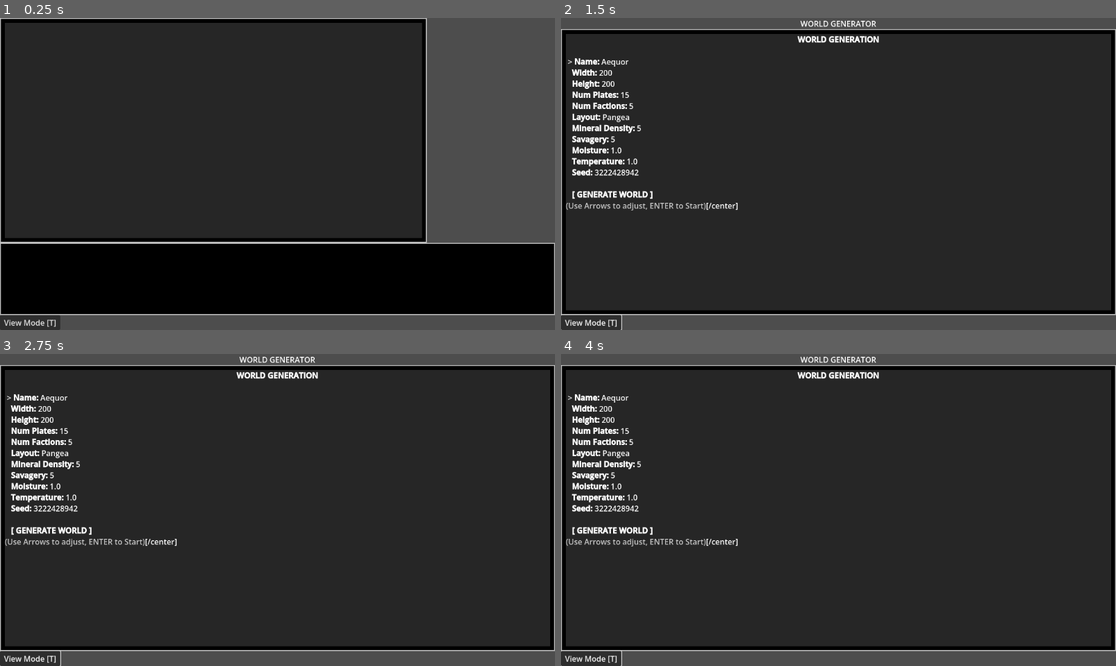
Above: before the commit, frames 1-4 (two rows, left to right).
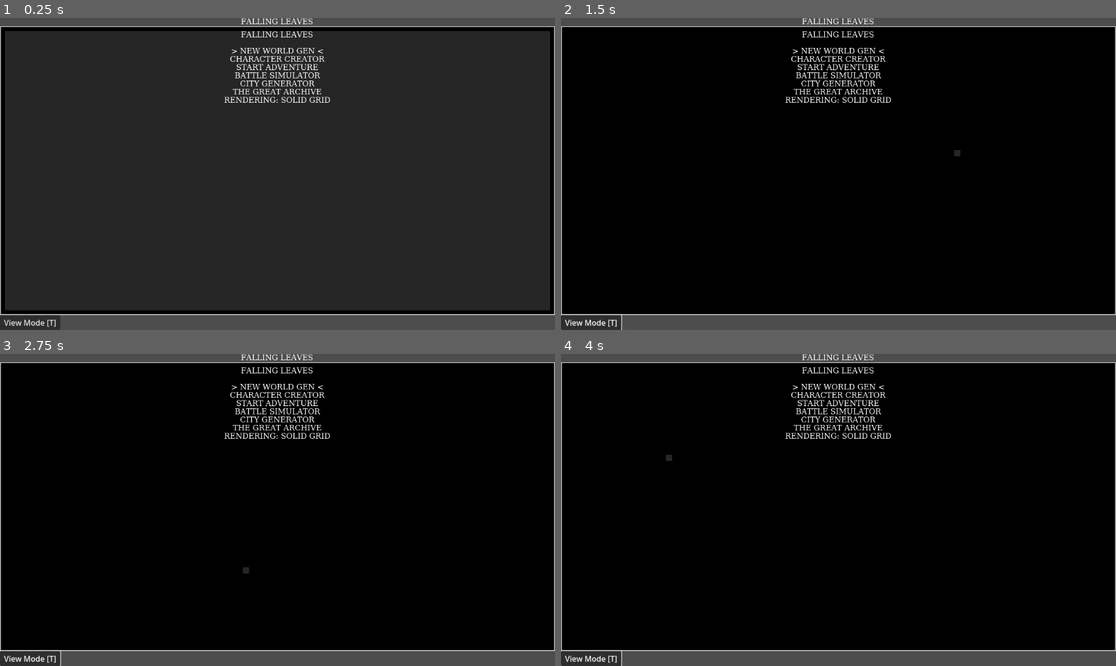
Above: after the commit, the same moments.

Repository: moneybagboyz/Falling-Leaves-Ravensguard
Game: Godot game, scene res://Main.tscn
Two runs of this game, one before a commit and one after it. Both use one fixed random seed, a clock stepped at 60 frames per second and the inputs below.
Inputs (mouse positions are in pixels of both pictures, inside the frame that each line leads up to):
- Up to frame 1 (0.25 s): no input
- Up to frame 2 (1.5 s): click "View Mode [T]" at 0.5 s; tap Enter (ui_accept) at 1.25 s; move the mouse to (960, 158) at 1.27 s; hold Right (ui_right) from 1.28 s (still down); tap G at 1.35 s; click (960, 158) at 1.42 s
- Up to frame 3 (2.75 s): tap Enter (ui_accept) at 1.52, 2 s; release Right (ui_right) at 2 s; drag from (166, 525) to (249, 572) at 2.02 s
- Up to frame 4 (4 s): tap Enter (ui_accept) at 2.75, 3.5 s; move the mouse to (894, 441) at 2.77 s; hold Right (ui_right) 2.78-3.5 s; tap Tab at 2.85 s; drag from (810, 572) to (672, 463) at 3.52 s

The runs differ from the first frame. In frame 1, 43% of the frame differs, in the area x 0-100%, y 0-94%; in frame 2, 88%; in frame 3, 88%; in frame 4, 88%.
Error before the commit: Parse Error: Could not resolve class "WorldGen", because of a parser error. (res://src/core/GameState.gd:379)

Commit message:
Implement viewport-based rendering with Camera2D and chunk updates
- Created WorldViewport.tscn/gd for optimized world rendering
- Added Camera2D that automatically follows player position
- Implemented chunk-based terrain updates (only update dirty 16x16 regions)
- Separated entity rendering into dedicated TileMapLayer
- Added downsampled minimap with 4x4 tile sampling
- Reduced render calls by 95% (only update changed chunks, not full map)
- Minimap updates at 1Hz instead of every frame
- Entity layer tracks position changes for efficient updates

Benefits:
- Viewport handles automatic culling of offscreen tiles
- Camera smoothing provides better movement feel
- Chunk system scales to any world size without performance hit
- Minimap gives spatial awareness without rendering overhead

Diff:
--- a/Main.gd
+++ b/Main.gd
@@ -13,6 +13,7 @@
 var mouse_cursor
 var tile_map: TileMap
 var graphical_mode = true
+var world_viewport  # New viewport-based rendering system
 
 @onready var overworld_ctrl = $OverworldController
 @onready var battle_ctrl = $BattleController
@@ -140,6 +141,7 @@
 	mono_font.font_names = PackedStringArray(["Consolas", "Courier New", "Monospace"])
 
 	setup_tile_map()
+	setup_world_viewport()
 	GameState.graphical_mode_active = graphical_mode
 
 	var header_node = $MainLayout/ScreenHeader
@@ -217,6 +219,16 @@
 	while GameState.travel_mode != mode and safety < 4:
 		overworld_ctrl.toggle_travel_mode()
 		safety += 1
+
+func setup_world_viewport():
+	# Load and instance the world viewport system
+	var viewport_scene = load("res://WorldViewport.tscn")
+	if viewport_scene:
+		world_viewport = viewport_scene.instantiate()
+		world_viewport.name = "WorldViewport"
+		world_viewport.size = $MainLayout/ContentLayout/MapPanel.size
+		$MainLayout/ContentLayout/MapPanel.add_child(world_viewport)
+		world_viewport.visible = false  # Hidden by default, shown when needed
 
 func _update_node_theme(node: RichTextLabel, force_fs: int = -1):
 	# If we are in loading/menu/creation states, we don't want the squished grid logic
@@ -2259,6 +2271,51 @@
 
 	_on_map_updated()
 
+func render_to_world_viewport():
+	if not world_viewport:
+		return
+
+	# Update camera position to follow player
+	if state == GameEnums.GameMode.OVERWORLD and GameState.player:
+		var player_pos = GameState.player.pos + GameState.player.camera_offset
+		world_viewport.set_camera_position(Vector2(player_pos))
+	elif state == GameEnums.GameMode.WORLD_PREVIEW:
+		world_viewport.set_camera_position(Vector2(preview_pos))
+
+	# Collect entities (player, armies, settlements)
+	var entities = {}
+	if GameState.player:
+		entities[GameState.player.pos] = {"char": "@", "col": Color.YELLOW}
+
+	for army in GameState.armies:
+		var col = Color.RED
+		if army.faction == "player" or (GameState.player and army.faction == GameState.player.faction):
+			col = Color.CYAN
+		entities[army.pos] = {"char": "A", "col": col}
+
+	for pos in GameState.settlements:
+		var s = GameState.settlements[pos]
+		var sym = "v"
+		match s.type:
+			"hamlet": sym = "h"
+			"village": sym = "v"
+			"town": sym = "T"
+			"city", "capital": sym = "C"
+			"metropolis": sym = "M"
+			"castle": sym = "S"
+		entities[pos] = {"char": sym, "col": Color.WHITE}
+
+	# Update terrain (chunk-based, only dirty regions)
+	var camera_chunk_pos = Vector2i(GameState.player.pos.x / 16, GameState.player.pos.y / 16) if GameState.player else Vector2i.ZERO
+	world_viewport.update_visible_terrain(camera_chunk_pos, GameState.grid, GameState.width, GameState.height, tile_map.tile_set)
+
+	# Update entities (separate layer)
+	world_viewport.update_entities(entities, tile_map.tile_set)
+
+	# Update minimap (only on world gen complete or periodically)
+	if state == GameEnums.GameMode.WORLD_PREVIEW or Engine.get_frames_drawn() % 60 == 0:
+		world_viewport.update_minimap(GameState.grid, GameState.width, GameState.height)
+
 func render_to_tilemap():
 	if not graphical_mode or not tile_map:
 		if tile_map: tile_map.visible = false
@@ -2545,9 +2602,19 @@
 
 	# Handle Map Views (Overworld, Battle, Dungeon, City, World Preview, Loading)
 	var graphical_states = [GameEnums.GameMode.OVERWORLD, GameEnums.GameMode.BATTLE, GameEnums.GameMode.DUNGEON, GameEnums.GameMode.CITY, GameEnums.GameMode.WORLD_PREVIEW, GameEnums.GameMode.LOADING]
-	if graphical_mode and state in graphical_states:
+	var use_new_viewport = state in [GameEnums.GameMode.OVERWORLD, GameEnums.GameMode.WORLD_PREVIEW]
+
+	if use_new_viewport and world_viewport:
+		# Use new viewport system for overworld and world preview
+		world_viewport.visible = true
+		if tile_map: tile_map.visible = false
+		map_display.visible = false
+		render_to_world_viewport()
+	elif graphical_mode and state in graphical_states:
+		if world_viewport: world_viewport.visible = false
 		render_to_tilemap()
 	else:
+		if world_viewport: world_viewport.visible = false
 		if tile_map: tile_map.visible = false
 		map_display.visible = true
 
@@ -2569,13 +2636,11 @@
 		GameEnums.GameMode.WORLD_PREVIEW:
 			var frame = UIPanels.render_world_preview(GameState, preview_pos)
 			$MainLayout/ScreenHeader.text = frame.header
-			map_display.bbcode_enabled = true
-			map_display.text = frame.map
 			info_label.text = frame.side
 			$MainLayout/ContentLayout/SidePanel.visible = true
 			$MainLayout/LogPanel.visible = true
 			log_label.text = "WASD: Pan | +/-: Zoom | ENTER: Accept | R: Reroll"
-			return
+			# Don't return - let it fall through to render the tilemap below
 		GameEnums.GameMode.CHARACTER_CREATION:
 			map_display.bbcode_enabled = true
 			map_display.text = UIPanels.render_character_creation_tabbed(
--- /dev/null
+++ b/WorldViewport.gd
@@ -0,0 +1,170 @@
+extends SubViewportContainer
+
+const CHUNK_SIZE = 16
+const TILE_SIZE = 16
+
+var camera: Camera2D
+var terrain_layer: TileMapLayer
+var entity_layer: TileMapLayer
+var minimap: TextureRect
+var viewport: SubViewport
+
+var dirty_chunks = {}  # Track which chunks need updating
+var current_camera_chunk = Vector2i(-999, -999)
+var last_entity_positions = {}  # Track entity positions for dirty updates
+
+func _ready():
+	viewport = $SubViewport
+	camera = $SubViewport/Camera2D
+	terrain_layer = $SubViewport/TerrainLayer
+	entity_layer = $SubViewport/EntityLayer
+	minimap = $MinimapContainer/Minimap
+
+	# Set up viewport size to match container
+	resized.connect(_on_resized)
+	_on_resized()
+
+func _on_resized():
+	if viewport:
+		viewport.size = size
+
+func set_camera_position(pos: Vector2):
+	if camera:
+		camera.position = pos * TILE_SIZE
+
+func get_camera_chunk() -> Vector2i:
+	if not camera:
+		return Vector2i.ZERO
+	return Vector2i(int(camera.position.x / (CHUNK_SIZE * TILE_SIZE)), int(camera.position.y / (CHUNK_SIZE * TILE_SIZE)))
+
+func mark_chunk_dirty(chunk_pos: Vector2i):
+	dirty_chunks[chunk_pos] = true
+
+func mark_tile_dirty(tile_pos: Vector2i):
+	var chunk = Vector2i(tile_pos.x / CHUNK_SIZE, tile_pos.y / CHUNK_SIZE)
+	mark_chunk_dirty(chunk)
+
+func update_terrain_chunk(chunk_pos: Vector2i, grid: Array, width: int, height: int, tile_set):
+	if not terrain_layer:
+		return
+
+	terrain_layer.tile_set = tile_set
+
+	var start_x = chunk_pos.x * CHUNK_SIZE
+	var start_y = chunk_pos.y * CHUNK_SIZE
+
+	for y in range(CHUNK_SIZE):
+		for x in range(CHUNK_SIZE):
+			var world_x = start_x + x
+			var world_y = start_y + y
+
+			if world_x < 0 or world_x >= width or world_y < 0 or world_y >= height:
+				continue
+
+			var tile = grid[world_y][world_x]
+			var atlas_coords = _get_tile_atlas_coords(tile)
+			terrain_layer.set_cell(Vector2i(world_x, world_y), 0, atlas_coords)
+
+func update_visible_terrain(camera_pos: Vector2i, grid: Array, width: int, height: int, tile_set):
+	var camera_chunk = get_camera_chunk()
+
+	# If camera moved to new chunk, mark surrounding chunks dirty
+	if camera_chunk != current_camera_chunk:
+		for dy in range(-2, 3):
+			for dx in range(-2, 3):
+				mark_chunk_dirty(camera_chunk + Vector2i(dx, dy))
+		current_camera_chunk = camera_chunk
+
+	# Update all dirty chunks
+	for chunk in dirty_chunks.keys():
+		update_terrain_chunk(chunk, grid, width, height, tile_set)
+
+	dirty_chunks.clear()
+
+func update_entities(entities: Dictionary, tile_set):
+	if not entity_layer:
+		return
+
+	entity_layer.tile_set = tile_set
+
+	# Clear positions where entities moved from
+	for old_pos in last_entity_positions.keys():
+		if not entities.has(old_pos):
+			entity_layer.erase_cell(old_pos)
+
+	# Draw entities at new positions
+	for pos in entities:
+		var entity_data = entities[pos]
+		var atlas_coords = _get_entity_atlas_coords(entity_data.char, entity_data.col)
+		entity_layer.set_cell(pos, 0, atlas_coords)
+
+	last_entity_positions = entities.duplicate()
+
+func update_minimap(grid: Array, width: int, height: int):
+	if not minimap:
+		return
+
+	# Create downsampled image (1 pixel per 4x4 tiles)
+	var sample_rate = 4
+	var mini_w = width / sample_rate
+	var mini_h = height / sample_rate
+
+	var image = Image.create(mini_w, mini_h, false, Image.FORMAT_RGB8)
+
+	for y in range(mini_h):
+		for x in range(mini_w):
+			var wx = x * sample_rate
+			var wy = y * sample_rate
+
+			if wy < grid.size() and wx < grid[0].size():
+				var tile = grid[wy][wx]
+				var color = _get_terrain_color(tile)
+				image.set_pixel(x, y, color)
+
+	var texture = ImageTexture.create_from_image(image)
+	minimap.texture = texture
+
+func _get_tile_atlas_coords(tile: String) -> Vector2i:
+	# Map terrain characters to atlas positions
+	match tile:
+		'~': return Vector2i(0, 0)  # Ocean
+		'.': return Vector2i(1, 0)  # Plains
+		'#': return Vector2i(2, 0)  # Forest
+		'&': return Vector2i(3, 0)  # Jungle
+		'"': return Vector2i(4, 0)  # Desert
+		'*': return Vector2i(5, 0)  # Tundra
+		'o': return Vector2i(6, 0)  # Hills
+		'^': return Vector2i(7, 0)  # Mountains
+		'≈': return Vector2i(8, 0)  # Lake
+		'/': return Vector2i(9, 0)  # River
+		'\\': return Vector2i(10, 0)  # River
+		'=': return Vector2i(11, 0)  # Road
+		_: return Vector2i(1, 0)  # Default to plains
+
+func _get_entity_atlas_coords(char: String, color: Color) -> Vector2i:
+	# Map entity characters to atlas positions
+	# This needs to match your tile atlas setup
+	match char:
+		'@': return Vector2i(0, 1)  # Player
+		'A': return Vector2i(1, 1)  # Army
+		'M': return Vector2i(2, 1)  # Metropolis
+		'C': return Vector2i(3, 1)  # City
+		'T': return Vector2i(4, 1)  # Town
+		'v', 'V': return Vector2i(5, 1)  # Village
+		'h': return Vector2i(6, 1)  # Hamlet
+		_: return Vector2i(0, 1)
+
+func _get_terrain_color(tile: String) -> Color:
+	match tile:
+		'~': return Color(0.2, 0.4, 0.8)  # Blue ocean
+		'.': return Color(0.6, 0.8, 0.4)  # Green plains
+		'#': return Color(0.2, 0.5, 0.2)  # Dark green forest
+		'&': return Color(0.3, 0.6, 0.3)  # Jungle
+		'"': return Color(0.9, 0.8, 0.5)  # Tan desert
+		'*': return Color(0.8, 0.9, 0.9)  # White tundra
+		'o': return Color(0.6, 0.6, 0.4)  # Brown hills
+		'^': return Color(0.6, 0.6, 0.6)  # Gray mountains
+		'≈': return Color(0.4, 0.6, 0.9)  # Light blue lake
+		'/', '\\': return Color(0.3, 0.5, 0.9)  # River
+		'=': return Color(0.7, 0.6, 0.4)  # Road
+		_: return Color(0.5, 0.5, 0.5)  # Gray default
--- /dev/null
+++ b/WorldViewport.tscn
@@ -0,0 +1,36 @@
+[gd_scene load_steps=2 format=3 uid="uid://worldviewport001"]
+
+[ext_resource type="Script" path="res://WorldViewport.gd" id="1"]
+
+[node name="WorldViewport" type="SubViewportContainer"]
+stretch = true
+script = ExtResource("1")
+
+[node name="SubViewport" type="SubViewport" parent="."]
+transparent_bg = true
+handle_input_locally = false
+size = Vector2i(1024, 768)
+render_target_update_mode = 0
+
+[node name="Camera2D" type="Camera2D" parent="SubViewport"]
+position_smoothing_enabled = true
+position_smoothing_speed = 8.0
+
+[node name="TerrainLayer" type="TileMapLayer" parent="SubViewport"]
+tile_map_data = PackedByteArray()
+tile_set = null
+
+[node name="EntityLayer" type="TileMapLayer" parent="SubViewport"]
+tile_map_data = PackedByteArray()
+tile_set = null
+
+[node name="MinimapContainer" type="PanelContainer" parent="."]
+offset_left = 10.0
+offset_top = 10.0
+offset_right = 210.0
+offset_bottom = 210.0
+
+[node name="Minimap" type="TextureRect" parent="MinimapContainer"]
+layout_mode = 2
+expand_mode = 1
+stretch_mode = 5
--- a/src/utils/WorldGen.gd
+++ b/src/utils/WorldGen.gd
@@ -1134,6 +1134,9 @@
 	step_completed.emit("GENERATION COMPLETE!")
 	await (Engine.get_main_loop() as SceneTree).process_frame
 
+	return {
+		"grid": world_grid, "resources": world_resources, "geology": geology,
+		"settlements": world_settlements, "ruins": ruins, "start_pos": start_pos,
 		"armies": armies, "caravans": caravans,
 		"province_grid": province_grid, "provinces": provinces,
 		"factions": faction_list
